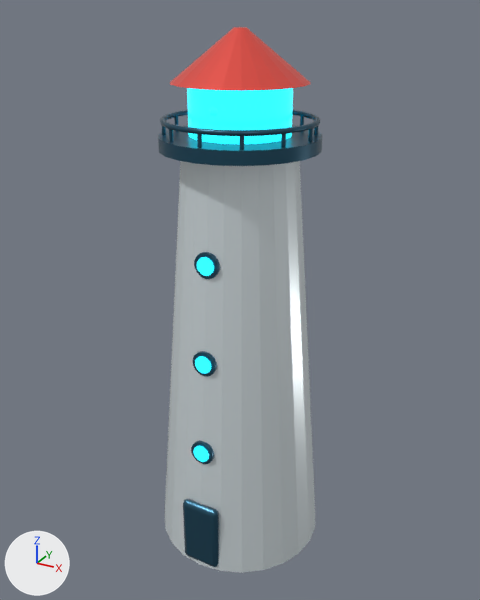
The glTF model public/models/lighthouse.glb, before and after one commit.
Rendered twice from a 50 mm lens placed at (4.29, -7.8, 7.87), pointed at (-0.03, 0.04, 3.95). The axes (+X, +Y, +Z) are drawn at lower left. The lights are the same throughout. The first picture is the older version. Where no turn or scale is listed for an object, it has been applied to the vertices. Vertices at exactly the same position are counted once.

The first picture shows 'BeamAnchor', 'Door', 'RedBand', 'Tower'.
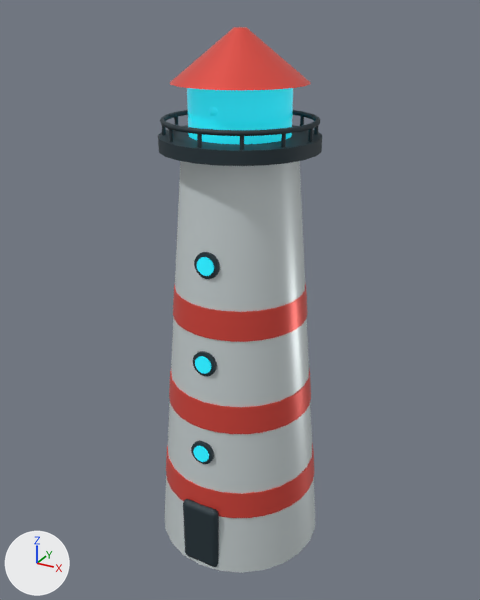
Pixel boxes (x1, y1, x2, y2) of what changed, in the pictures (480 x 600 px):
'RedBand', reshaped
    before: (170, 27, 311, 91)
    after: (166, 27, 314, 518)
'Door', recoloured, surface changed
    both: (158, 110, 322, 567)
'BeamAnchor', recoloured
    both: (187, 88, 293, 462)
part 1 of me_cylinder_034, added (red)
    after: (166, 443, 314, 518)
part 2 of me_cylinder_034, added (red)
    after: (169, 370, 311, 434)
part 3 of me_cylinder_034, added (red)
    after: (173, 284, 307, 342)

Edits to the bpy script that builds the scene:
```text
Change mat_aurora_cyan:
    mat_aurora_cyan.emission_color: (0.02, 0.8, 1.0) -> (0.009, 0.36, 0.45)  # cyan #27e7ff -> cyan #18a2b3
Change mat_joint_navy:
    mat_joint_navy.base_color: (0.025, 0.1, 0.16) -> (0.018, 0.035, 0.045)  # dark blue #2c596f -> dark cyan #24353c
    mat_joint_navy.roughness: 0.3 -> 0.64
Change me_cylinder_034:
    used by ob_redband; location = (0.0, 0.0, 1.2)
    remove me_cylinder_034.from_pydata(...)  # 192 vertices, 368 faces; spans x -1.02..1.02, y -1.02..1.02, z -0.21..6.44
    add me_cylinder_034.from_pydata(...)  # 240 vertices, 464 faces; spans x -1.21..1.21, y -1.21..1.21, z -0.21..6.44
    me_cylinder_034 part 1: a new loose piece, a 32-sided cut cone along z (radius 1.21 at the low end, 1.18 at the high end) spanning x -1.21..1.21, y -1.21..1.21, z -0.21..0.21, in mat_lighthouse_red (red #ea5045)
    me_cylinder_034 part 2: a new loose piece, a 32-sided cut cone along z (radius 1.1 at the low end, 1.06 at the high end) spanning x -1.1..1.1, y -1.1..1.1, z 1.19..1.61, in mat_lighthouse_red (red #ea5045)
    me_cylinder_034 part 3: a new loose piece, a 32-sided cut cone along z (radius 0.98 at the low end, 0.95 at the high end) spanning x -0.98..0.98, y -0.98..0.98, z 2.59..3.01, in mat_lighthouse_red (red #ea5045)
    other edits to the shape of me_cylinder_034 do not show in these pictures
```
